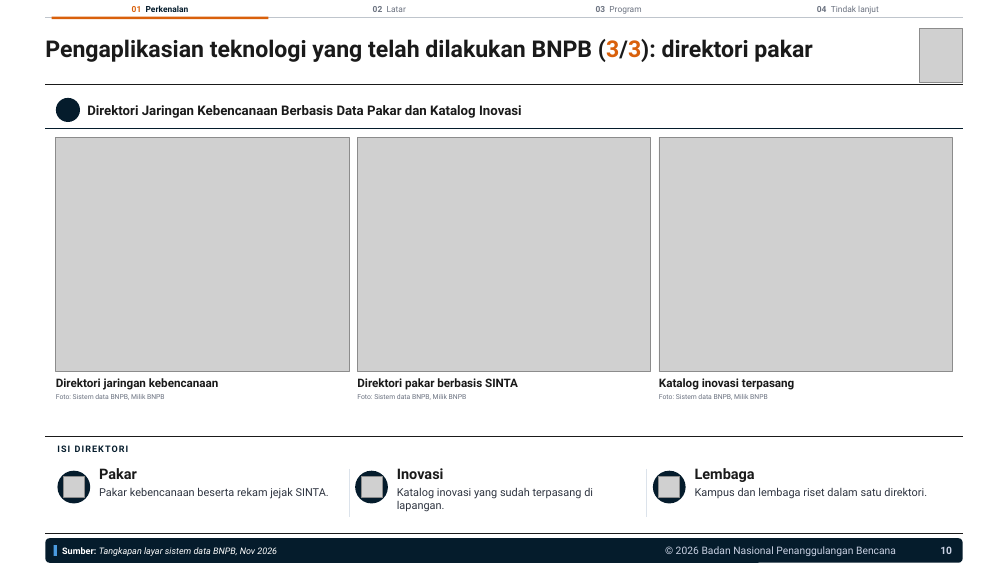
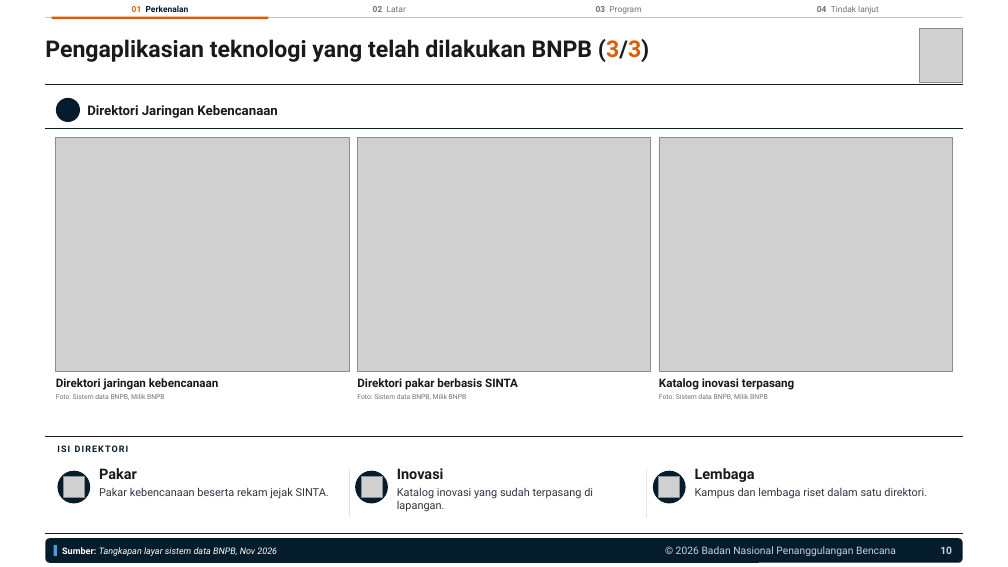
Before and after one commit to terasurbannetwork/poskokarhutla, a slide deck: slide 10 of data/kegiatan-bnpb/kunjungan-kampus/UMY/Paparan Kerja Sama BNPB dengan UMY 041126.pptx. Drawn at 1008x567 pixels with LibreOffice and Linux fonts; fonts in the diff are those of the drawing; grey boxes stand for pictures; background and template pictures are left out. Boxes give left, top, right and bottom in pixels: in the first picture for what was removed or moved away, otherwise in the second. Text is boxed around its words. In the diff, an @@ line names an element or a change of style, - is before the commit and + after.

```diff
--- a/data/kegiatan-bnpb/kunjungan-kampus/UMY/Paparan Kerja Sama BNPB dengan UMY 041126.pptx
+++ b/data/kegiatan-bnpb/kunjungan-kampus/UMY/Paparan Kerja Sama BNPB dengan UMY 041126.pptx
@@ text at (45, 39, 649, 62): text changed @@
-Pengaplikasian teknologi yang telah dilakukan BNPB (3/3): direktori pakar
+Pengaplikasian teknologi yang telah dilakukan BNPB (3/3)
@@ text at (87, 105, 277, 118): text changed @@
-Direktori Jaringan Kebencanaan Berbasis Data Pakar dan Katalog Inovasi
+Direktori Jaringan Kebencanaan
```
Also in this commit, not shown: 14 other slides changed, 1 slide added, 1 slide removed, 10 other files.
